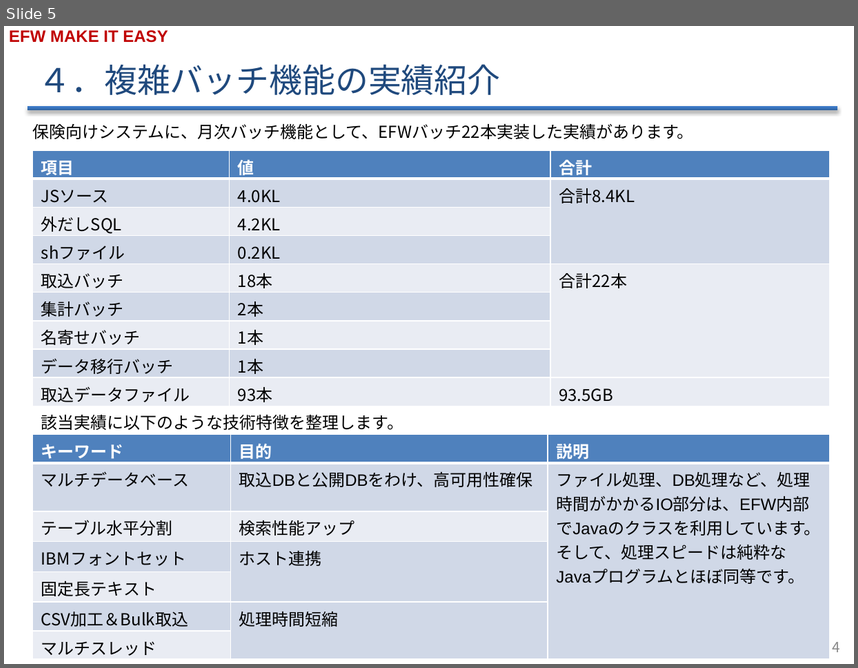
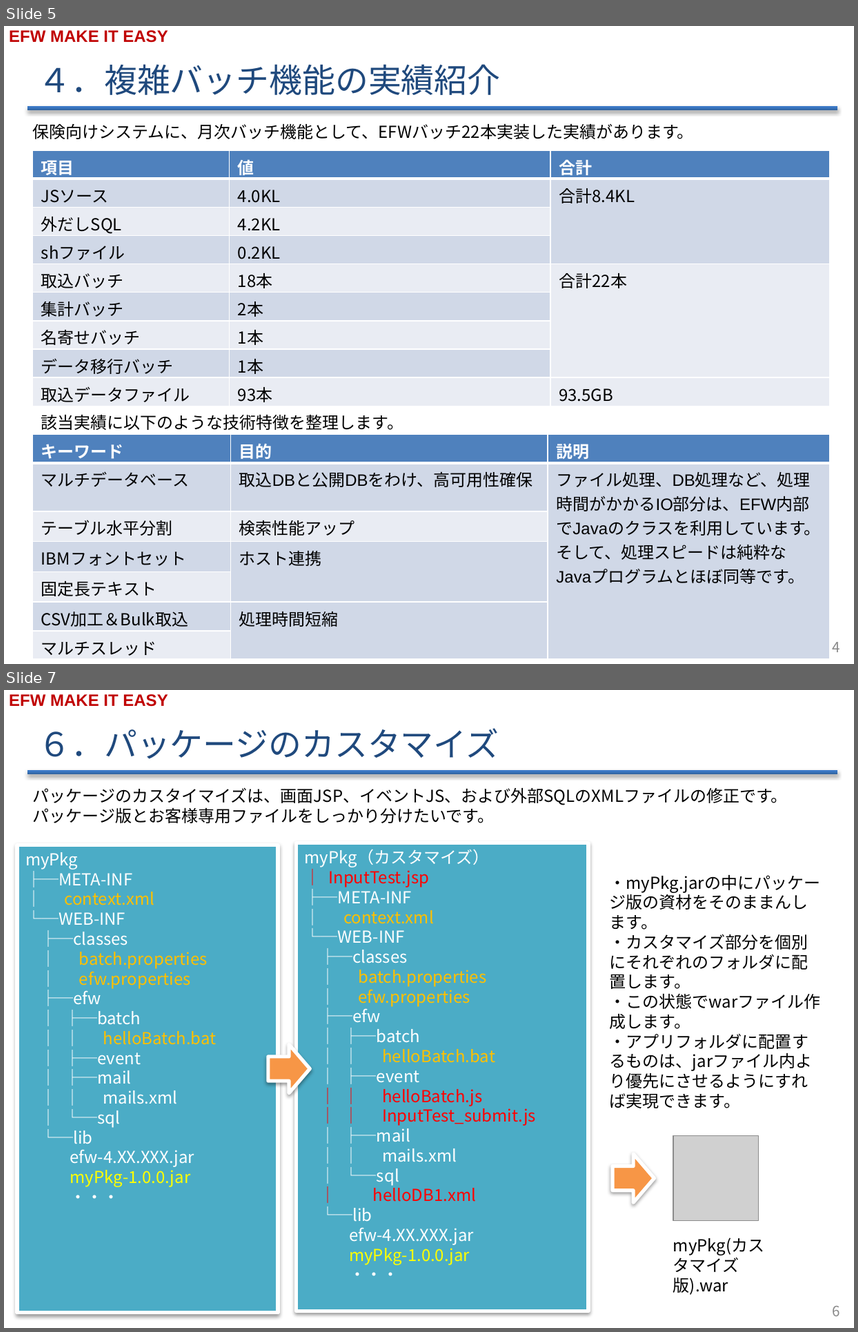
Before and after one commit to efwGrp/efw4_online_ppt, a slide deck: Think in EFW④EFWとスクリプト開発v0.1.pptx. Shown one above the other, each under a label of ours: slide 5 before the commit, slides 5 and 7 after it; the slides between them are not shown. The pictures are 858x668 and 858x1332 pixels, drawn with LibreOffice and Linux fonts; fonts in the diff are those of the drawing; grey boxes stand for pictures; background and template pictures are left out. Boxes give left, top, right and bottom in pixels: in the first picture for what was removed or moved away, otherwise in the second. Text is boxed around its words. In the diff, an @@ line names an element or a change of style, - is before the commit and + after.

```diff
--- a/Think in EFW④EFWとスクリプト開発v0.1.pptx
+++ b/Think in EFW④EFWとスクリプト開発v0.1.pptx
@@ slide 7 added at box(4, 690, 854, 1328), background #FFFFFF; not listed: 2 template elements that a slide beside it also shows @@
@@ title added at box(38, 728, 499, 759), 28 pt, text #1F497D @@
+６．パッケージのカスタマイズ
@@ text added at box(33, 787, 788, 823), 14 pt, text #000000 @@
+パッケージのカスタイマイズは、画面JSP、イベントJS、および外部SQLのXMLファイルの修正です。パッケージ版とお客様専用ファイルをしっかり分けたいです。
@@ rectangle added at box(16, 845, 278, 1312), fill #4BACC6, outline #FFFFFF 3 pt, 14 pt, text #FFFFFF @@
+myPkg
+├─META-INF
+│ context.xml
+└─WEB-INF
+├─classes
+│ batch.properties
+│ efw.properties
+├─efw
+│ ├─batch
+│ │ helloBatch.bat
+│ ├─event
+│ ├─mail
+│ │ mails.xml
+│ └─sql
+└─lib
+efw-4.XX.XXX.jar
+myPkg-1.0.0.jar
+・・・
@@ rectangle added at box(297, 843, 589, 1310), fill #4BACC6, outline #FFFFFF 3 pt, 14 pt, text #FFFFFF @@
+myPkg（カスタマイズ）
+│ InputTest.jsp
+├─META-INF
+│ context.xml
+└─WEB-INF
+├─classes
+│ batch.properties
+│ efw.properties
+├─efw
+│ ├─batch
+│ │ helloBatch.bat
+│ ├─event
+│ │ helloBatch.js
+│ │ InputTest_submit.js
+│ ├─mail
+│ │ mails.xml
+│ └─sql
+│ helloDB1.xml
+└─lib
+efw-4.XX.XXX.jar
+myPkg-1.0.0.jar
+・・・
@@ text added at box(610, 875, 821, 1108), 14 pt, text #000000 @@
+・myPkg.jarの中にパッケージ版の資材をそのままんします。
+・カスタマイズ部分を個別にそれぞれのフォルダに配置します。
+・この状態でwarファイル作成します。
+・アプリフォルダに配置するものは、jarファイル内より優先にさせるようにすれば実現できます。
@@ right arrow added at box(268, 1045, 310, 1093), fill #F79646, outline #FFFFFF 3 pt @@
@@ picture added at box(673, 1136, 758, 1221) @@
@@ right arrow added at box(613, 1153, 654, 1202), fill #F79646, outline #FFFFFF 3 pt @@
@@ text added at box(673, 1237, 765, 1294), 14 pt, text #000000 @@
+myPkg(カスタマイズ版).war
@@ page number added at box(832, 1305, 840, 1316), 12 pt, text #898989 @@
+6
```
Also in this commit, not shown: 1 slide changed, 1 other slide added.
